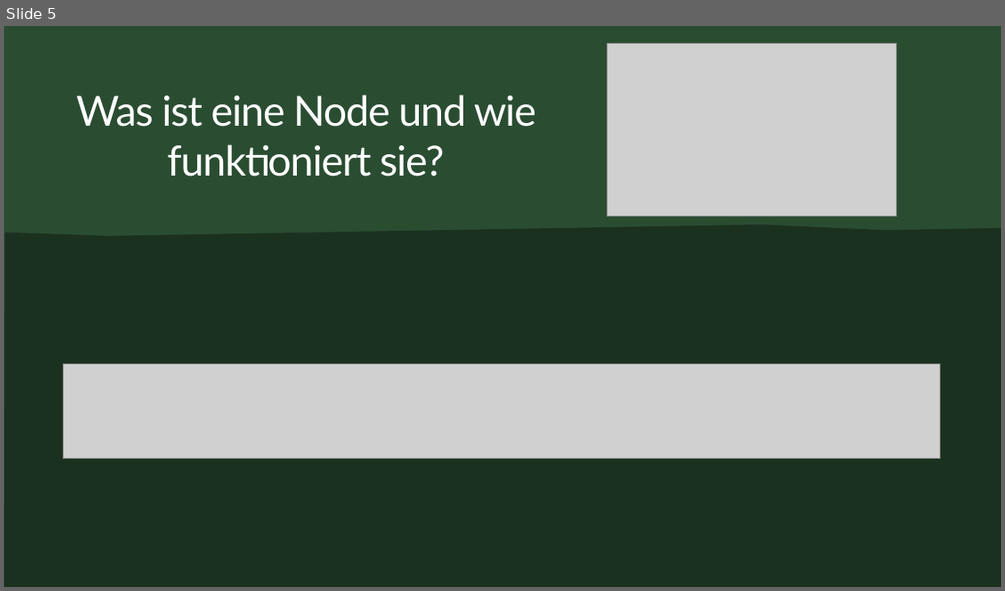
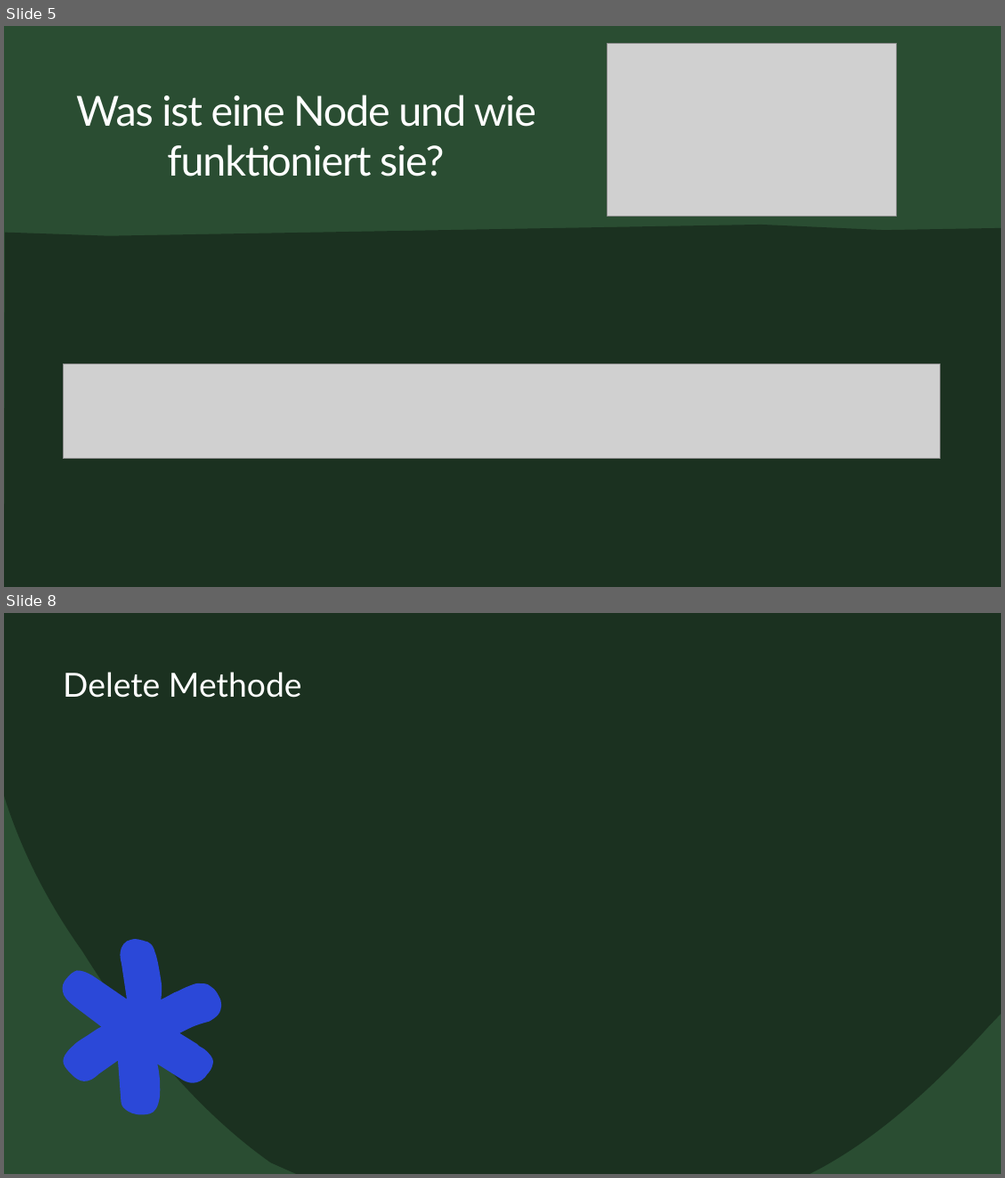
Before and after one commit to ByteWolf-dev/Baitura-Leeb-LinkedList-2022, a slide deck: Artifacts/Linked List.pptx. Shown one above the other, each under a label of ours: slide 5 before the commit, slides 5 and 8 after it; the slides between them are not shown. The pictures are 1005x591 and 1005x1178 pixels, drawn with LibreOffice and Linux fonts; fonts in the diff are those of the drawing; grey boxes stand for pictures. Boxes give left, top, right and bottom in pixels: in the first picture for what was removed or moved away, otherwise in the second. Text is boxed around its words. In the diff, an @@ line names an element or a change of style, - is before the commit and + after.

```diff
--- a/Artifacts/Linked List.pptx
+++ b/Artifacts/Linked List.pptx
@@ slide 8 added at (x1=4, y1=613, x2=1001, y2=1174), background #1B3120 @@
@@ rectangle added at (x1=4, y1=613, x2=1001, y2=1174), fill #2A4D32 @@
@@ freeform shape added at (x1=4, y1=613, x2=1001, y2=1174), fill #1B3120 @@
@@ title added at (x1=63, y1=672, x2=302, y2=698), 32 pt, text #FFFFFF @@
+Delete Methode
@@ freeform shape added at (x1=49, y1=929, x2=234, y2=1123), fill #2B48D8 @@
```
Also in this commit, not shown: 1 slide changed, 1 other slide added, 41 other files.
